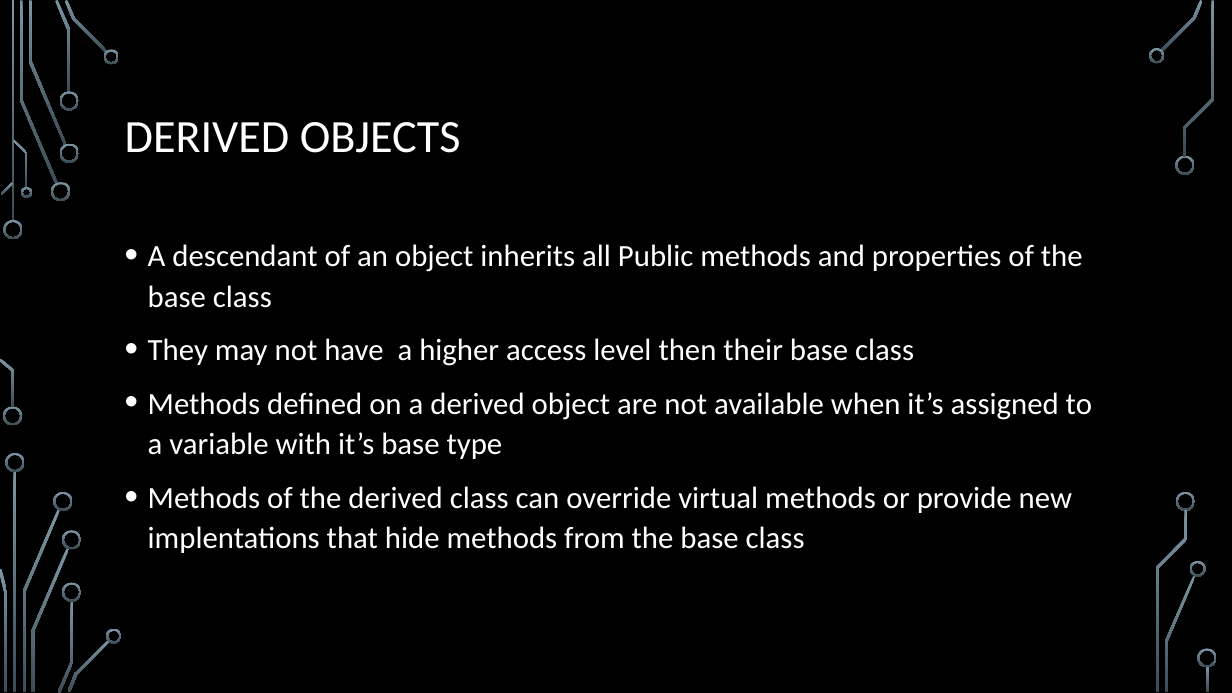
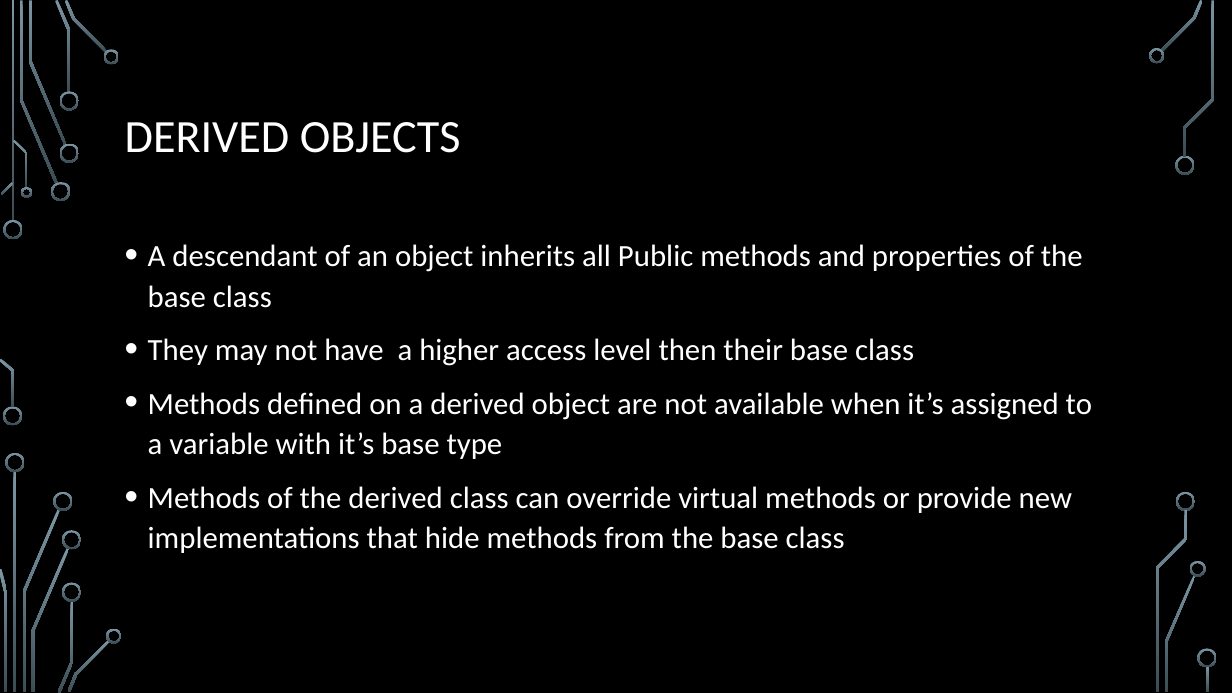
Before and after one commit to kateract/CSharpTutorial, a slide deck: slide 18 of Lesson 1/Introduction to C#.pptx (slide 17 before the commit). Drawn at 1232x693 pixels with LibreOffice and Linux fonts; fonts in the diff are those of the drawing; background and template pictures are left out. Boxes give left, top, right and bottom in pixels: in the first picture for what was removed or moved away, otherwise in the second. Text is boxed around its words. In the diff, an @@ line names an element or a change of style, - is before the commit and + after.

```diff
--- a/Lesson 1/Introduction to C#.pptx
+++ b/Lesson 1/Introduction to C#.pptx
@@ text at <box>148,486,1072,553</box>: text changed @@
-• Methods of the derived class can override virtual methods or provide new implentations that hide methods from the base class
+• Methods of the derived class can override virtual methods or provide new implementations that hide methods from the base class
```
Also in this commit, not shown: 3 other slides changed, 1 slide added, 12 other files.
